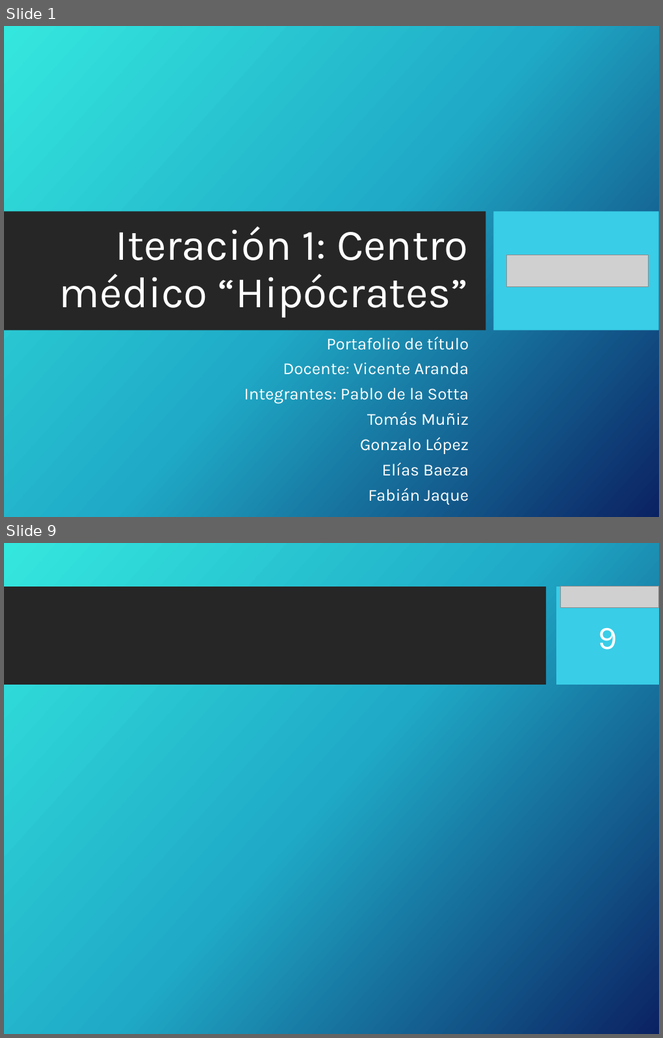
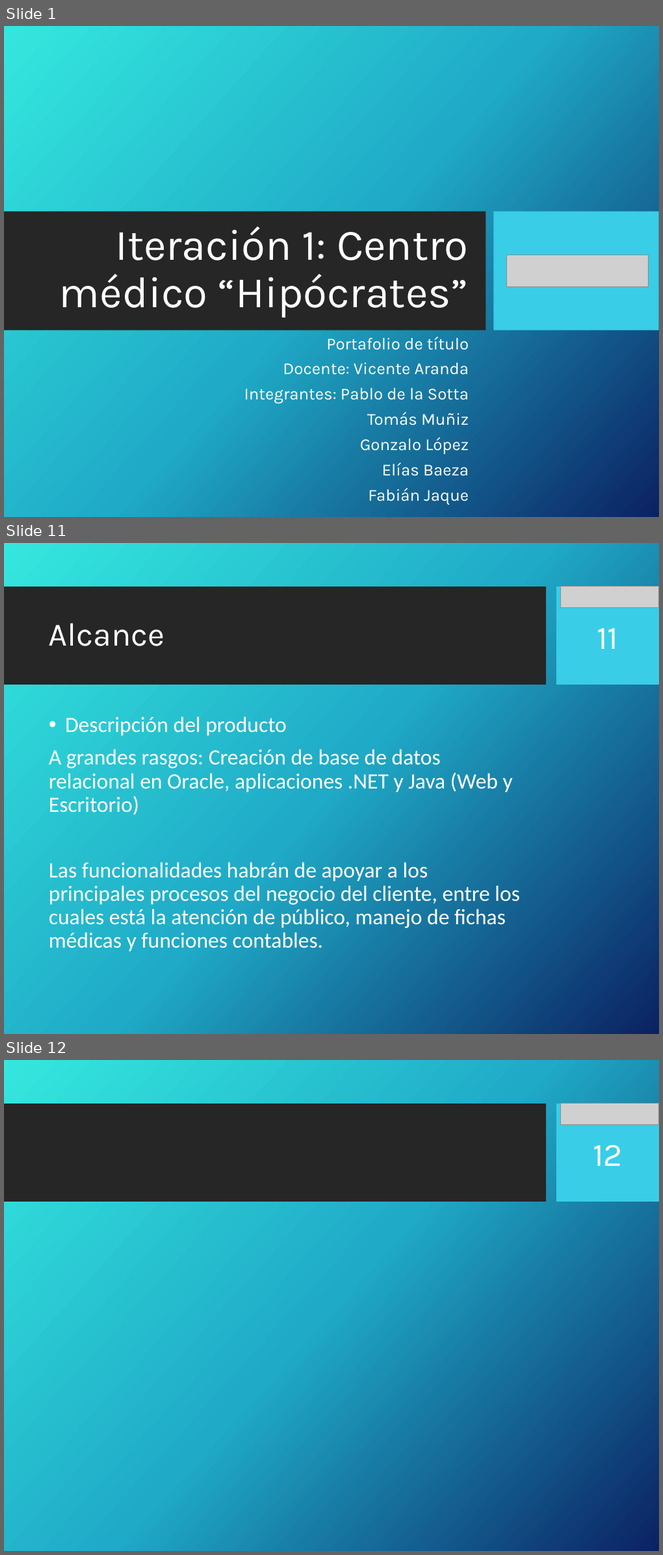
Before and after one commit to portafolio2016/hipocrates, a slide deck: docs/plan-de-proyecto/ppt-iteracion1.pptx. Shown one above the other, each under a label of ours: slides 1 and 9 before the commit, slides 1, 11 and 12 after it; the slides between them are not shown. The pictures are 663x1038 and 663x1555 pixels, drawn with LibreOffice and Linux fonts; fonts in the diff are those of the drawing; grey boxes stand for pictures; background and template pictures are left out. Boxes give left, top, right and bottom in pixels: in the first picture for what was removed or moved away, otherwise in the second. Text is boxed around its words. In the diff, an @@ line names an element or a change of style, - is before the commit and + after.

Commit message:
Agregado alcance

```diff
--- a/docs/plan-de-proyecto/ppt-iteracion1.pptx
+++ b/docs/plan-de-proyecto/ppt-iteracion1.pptx
@@ slide 11 added at [4, 543, 659, 1034], background picture (left out); not listed: 2 template elements that a slide beside it also shows @@
@@ picture added at [561, 587, 659, 609] @@
@@ title added at [49, 623, 165, 646], 36 pt, text #FFFFFF @@
+Alcance
@@ page number added at [597, 628, 618, 649], 36 pt, text #FFFFFF @@
+11
@@ text added at [49, 717, 520, 952], 24 pt, text #FFFFFF @@
+• Descripción del producto
+A grandes rasgos: Creación de base de datos relacional en Oracle, aplicaciones .NET y Java (Web y Escritorio)
+Las funcionalidades habrán de apoyar a los principales procesos del negocio del cliente, entre los cuales está la atención de público, manejo de fichas médicas y funciones contables.
@@ what was slide 9 is now slide 12 @@
@@ page number at [593, 1145, 623, 1166]: text changed @@
-9
+12
```
Also in this commit, not shown: 7 slides changed, 2 other slides added.
